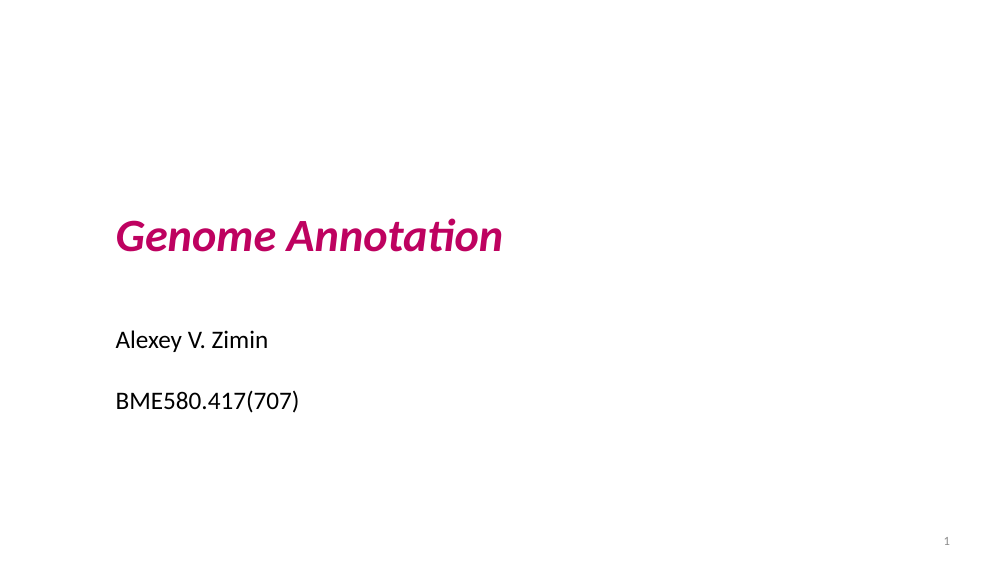
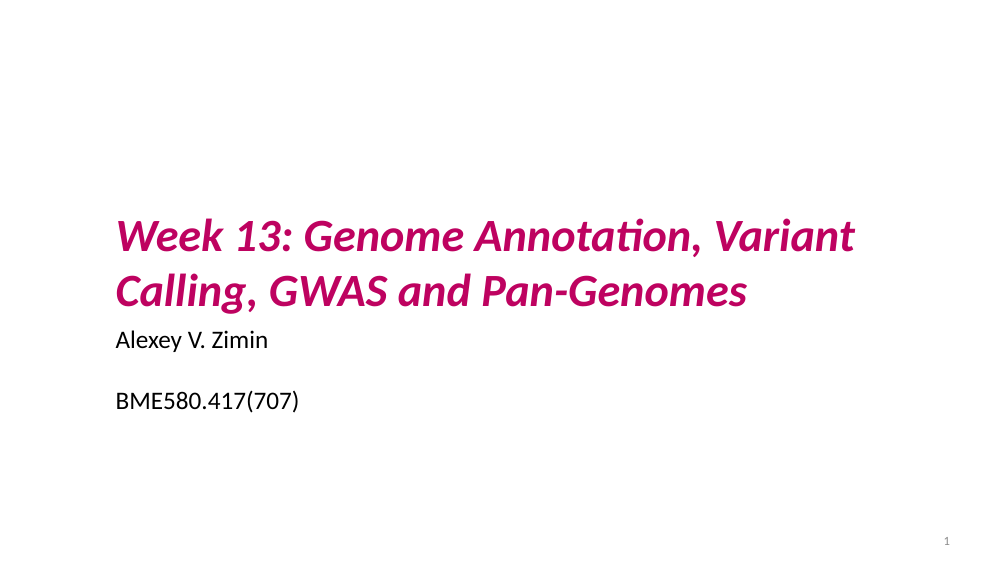
Before and after one commit to alekseyzimin/BME-Algorithms-for-Analysis-of-Genomic-Data, a slide deck: slide 1 of Lectures/Week 13 -- Genome Annotation Variant Calling Pan-genomes.pptx. Drawn at 1008x567 pixels with LibreOffice and Linux fonts; fonts in the diff are those of the drawing; background and template pictures are left out. Boxes give left, top, right and bottom in pixels: in the first picture for what was removed or moved away, otherwise in the second. Text is boxed around its words. In the diff, an @@ line names an element or a change of style, - is before the commit and + after.

```diff
--- a/Lectures/Week 13 -- Genome Annotation Variant Calling Pan-genomes.pptx
+++ b/Lectures/Week 13 -- Genome Annotation Variant Calling Pan-genomes.pptx
@@ text at (116, 218, 855, 314): text changed @@
-Genome Annotation
+Week 13: Genome Annotation, Variant Calling, GWAS and Pan-Genomes
```
Also in this commit, not shown: 9 other slides changed, 11 slides added, 1 other file.
